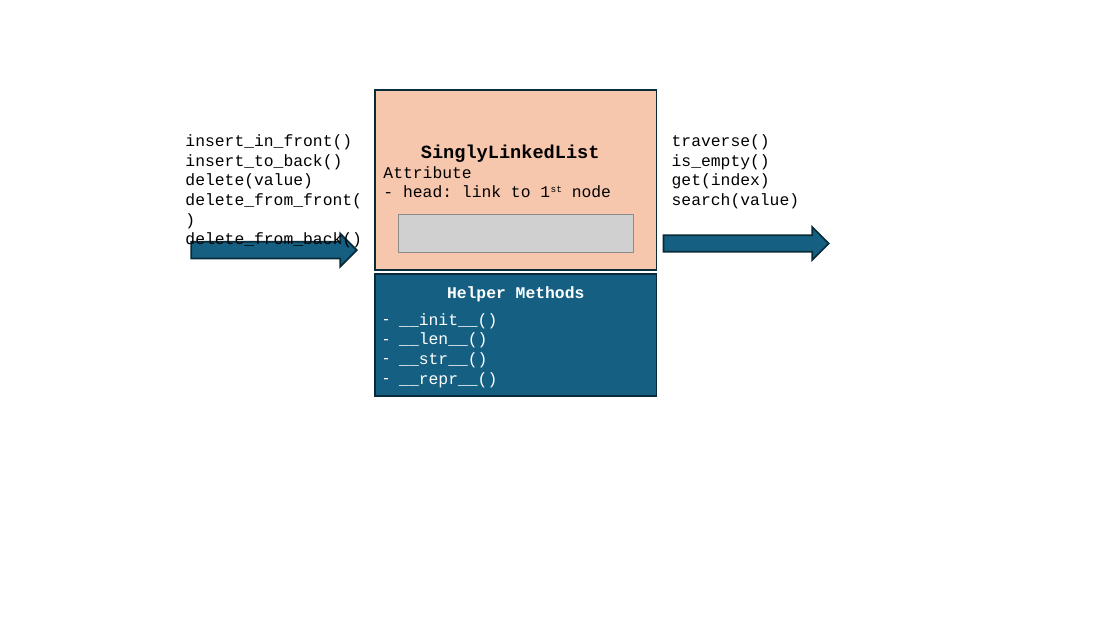
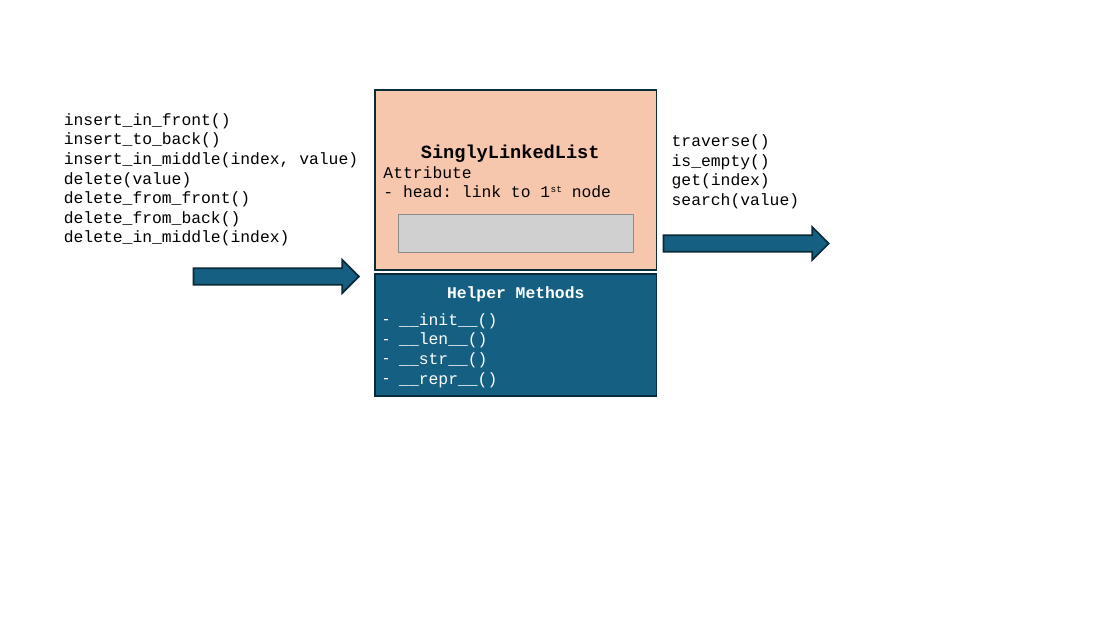
Before and after one commit to mingfujacky/Lecture-DSA-2.0, a slide deck: slide 2 of asset/ppt/ch04.pptx. Drawn at 1120x630 pixels with LibreOffice and Linux fonts; fonts in the diff are those of the drawing; grey boxes stand for pictures. Boxes give left, top, right and bottom in pixels: in the first picture for what was removed or moved away, otherwise in the second. Text is boxed around its words. In the diff, an @@ line names an element or a change of style, - is before the commit and + after.

```diff
--- a/asset/ppt/ch04.pptx
+++ b/asset/ppt/ch04.pptx
@@ text "insert_in_front()" moved from (x1=185, y1=134, x2=362, y2=249) to (x1=64, y1=113, x2=358, y2=246) @@
@@ text at (x1=64, y1=152, x2=358, y2=168): paragraph added @@
+insert_in_middle(index, value)
@@ text at (x1=64, y1=230, x2=290, y2=246): paragraph added @@
+delete_in_middle(index)
@@ right arrow moved from (x1=192, y1=234, x2=357, y2=266) to (x1=193, y1=260, x2=359, y2=293) @@
```
Also in this commit, not shown: 19 other files.
